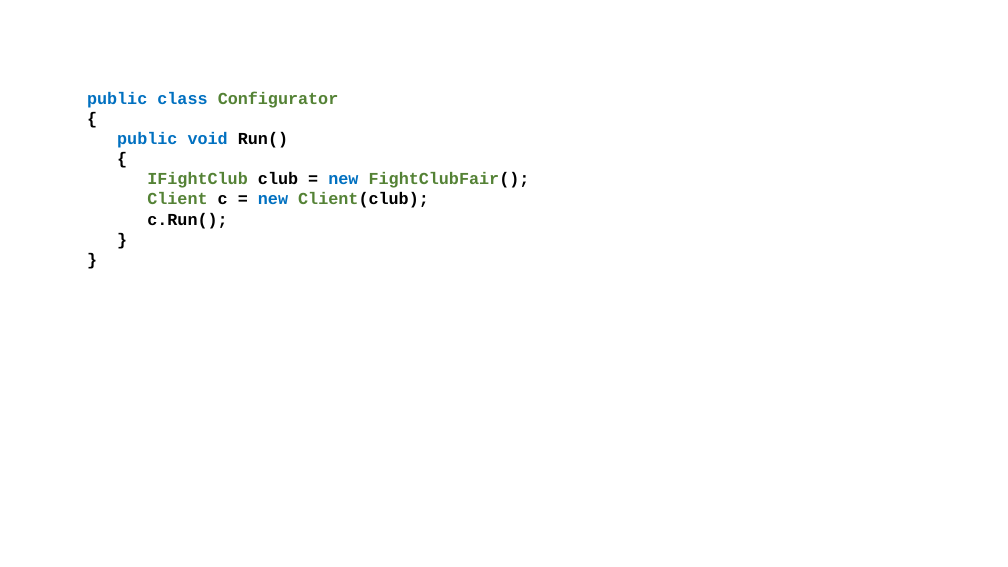
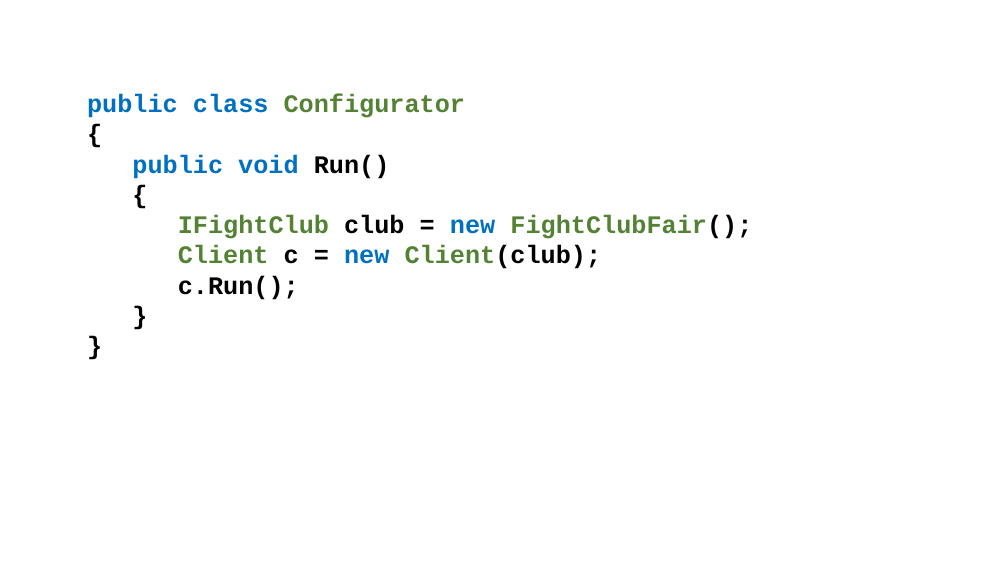
Before and after one commit to perl-easj/Teaching-materials, a slide deck: slide 27 of CSharpProgramming/Presentations/OOProgPartIII/TemplateMethod.pptx. Drawn at 1008x567 pixels with LibreOffice and Linux fonts; fonts in the diff are those of the drawing. Boxes give left, top, right and bottom in pixels: in the first picture for what was removed or moved away, otherwise in the second. Text is boxed around its words. In the diff, an @@ line names an element or a change of style, - is before the commit and + after.

```diff
--- a/CSharpProgramming/Presentations/OOProgPartIII/TemplateMethod.pptx
+++ b/CSharpProgramming/Presentations/OOProgPartIII/TemplateMethod.pptx
@@ text "public class Configurator" at (87,94,752,300): size 16 to 24 pt @@
```
Also in this commit, not shown: 9 other slides changed, 5 other files.
